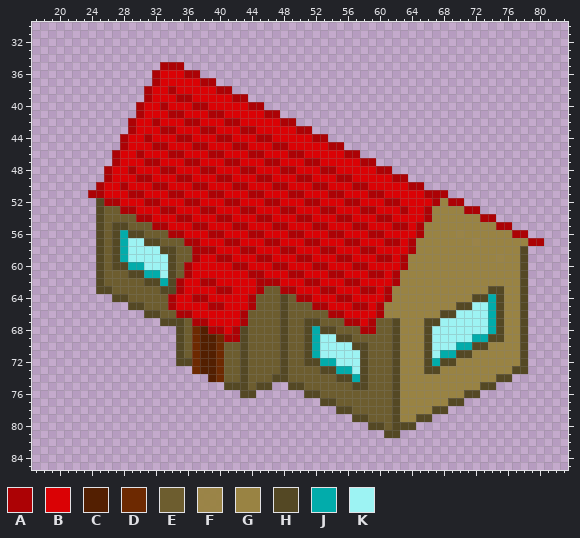
File history of a sprite sheet, textures/tiles/png/house.png. The first picture shows the starting point.
The file is 96x115 pixels. Colours within 5 levels of each other are drawn and written as one. Shown: x 17..83, y 30..85.
Palette (. is transparent): A #ac0205  B #da0205  C #531f01  D #6d2901  E #6d5d2f  F #998343f6  G #998343  H #544824  J #02acab  K #9df3f3
Pixels before (only the part around the change), first column x 20:
32 ................................................................
33 ................................................................
34 ................................................................
35 .............AAA................................................
36 ............ABBBAA..............................................
37 ............ABBBBBAA............................................
38 ...........ABBABBBBBAA..........................................
39 ...........ABBBAABBBBBAA........................................
40 ..........ABBABBBAABBBBBAA......................................
41 ..........ABBBAABBBAABBBBBAA....................................
42 .........ABBABBBAABBBAABBBBBAA..................................
43 .........ABBBAABBBAABBBAABBBBBAA................................
44 ........ABBABBBAABBBAABBBAABBBBBAA..............................
45 ........ABBBAABBBAABBBAABBBAABBBBBAA............................
46 .......ABBABBBAABBBAABBBAABBBAABBBBBAA..........................
47 .......ABBBAABBBAABBBAABBBAABBBAABBBBBAA........................
48 ......ABBABBBAABBBAABBBAABBBAABBBAABBBBBAA......................
49 ......ABBBAABBBAABBBAABBBAABBBAABBBAABBBBBAA....................
50 .....ABBABBBAABBBAABBBAABBBAABBBAABBBAABBBBBAA..................
51 ....AABBBAABBBAABBBAABBBAABBBAABBBAABBBAABBBBBAAA...............
52 .....HAABBBAABBBAABBBAABBBAABBBAABBBAABBBAABBBBAGAA.............
53 .....HEEAABBBAABBBAABBBAABBBAABBBAABBBAABBBABBAGGGGAA...........
54 .....HEEEEAABBBAABBBAABBBAABBBAABBBAABBBAABBBBAGGGGGGAA.........
55 .....HEHHEEEAABBBAABBBAABBBAABBBAABBBAABBBAABAGGGGGGGGGAA.......
56 .....HEHJHHEEEAABBBAABBBAABBBAABBBAABBBAABBBBAGGGGFGGGGGGAA.....
57 .....HEHJKKHHEEEAABBBAABBBAABBBAABBBAABBBAABAGGGGGGGFGGGGGGAA...
58 .....HEHJKKKKHHEEAAABBBAABBBAABBBAABBBAABBBBAGGGGGGGGGGGGGH.....
59 .....HEHJKKKKKHEEABBAABBBAABBBAABBBAABBBAABAGGGGGGGGGGGFGGH.....
60 .....HEHHJJKKKHEABBBBBAABBBAABBBAABBBAABBBBAGGGGGGGGGGGGGGH.....
61 .....HEEEHHJJKHEABBBBBBBAABBBAABBBAABBBAABAGGGGGGGGGGGGGGGH.....
62 .....HEEEEEHHJHABBAABBBBBAAABBBAABBBAABBBBAGGGGGGGGGGGGGGGH.....
63 .....HHEEEEEEHHABBBBAABBBAEEAABBBAABBBAABAGGGGGGGGGGGGHHGGH.....
64 .......HHEEEEEABBAABBBBBAEEEHEAABBBAABBBBAGGGGGGGGGGHHJHGGH.....
65 .........HHEEEABBBBAABBBAEEEHEEEAABBBAABAGGGGGGGGGHHKKJHGGH.....
66 ...........HHEEAABBBBBBAEEEEHEEEEEAABBBBAGGGGGGGHHKKKKJHGGH.....
67 .............HHHEAABBBBAEEEEHEEHHEEEAABAEEHGGGHHKKKKKKJHGGH.....
68 ...............HEDCAABAHEEEEHEEHJHHEEEAAEEHGGGHKKKKKKKJHGGH.....
69 ...............HEDCCDAAHEEEEHEEHJKKHHEEEEEHGGGHKKKKKJJHHGGH.....
70 ...............HEDCCDEEHEEEEHEEHJKKKKHHEEEHGGGHKKKJJHHGGGGH.....
71 ...............HEDCCDEEHEEEEHEEHJKKKKKHEEEHGGGHKJJHHGGGGGGH.....
72 ...............HHDCCDEEHEEEEHEEHHJJKKKHEEEHGGGHJHHGGGGGGGGH.....
73 .................DCCDEEHEEEEHEEEEHHJJKHEEEHGGGHHGGGGGGGGGHH.....
74 ...................CDEEHEEEHHEEEEEEHHJHEEEHGGGGGGGGGGGGHH.......
75 .....................HHHEHH..HHEEEEEEHHEEEHGGGGGGGGGGHH.........
76 .......................HH......HHEEEEEEEEEHGGGGGGGGHH...........
77 .................................HHEEEEEEEHGGGGGGHH.............
78 ...................................HHEEEEEHGGGGHH...............
79 .....................................HHEEEHGGHH.................
80 .......................................HHEHHH...................
81 .........................................HH.....................
82 ................................................................
83 ................................................................
84 ................................................................
85 ................................................................
After:
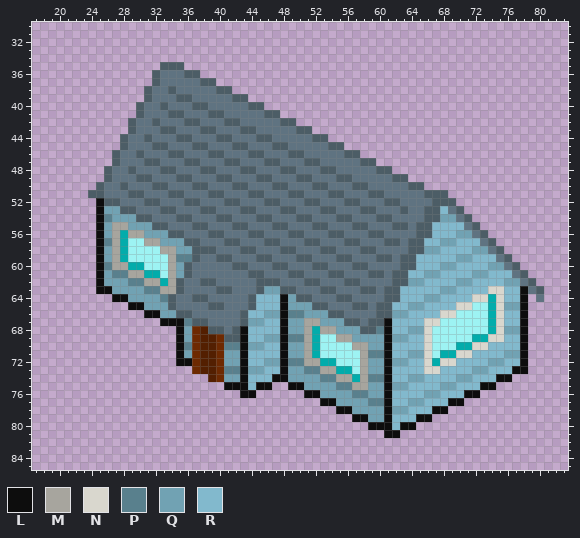
Colours new in this view: L #0d0d0d  M #a7a59e  N #d9d7ce  P #59808d  Q #71a2b3  R #82b9cd
Difference:
colour A: #ac0205 -> #4c5d66
colour B: #da0205 -> #5f7381
Changed rows in their new state; - is a pixel that keeps its letter.
first column x 25:
52 L------------------------------------------A-.----------
53 LQQ---------------------------------------ARBA..--------
54 LPQQQ-------------------------------------AQQBA...------
55 LQMMQQQ----------------------------------ARRRRBA....----
56 LQM-MMQQQ--------------------------------ARRRQQBA.....--
57 LPM---MMQQQ-----------------------------ARRQQRRRBA......
58 LQM-----MMQQ----------------------------AQQRRRRQQBA...--
59 LQM------MPP---------------------------ARRRRRQQRRRBA..--
60 LPMM-----MQ----------------------------ARRRQQRRRRQQBA.--
61 LQPPMM---MQ---------------------------ARRQQRRRRQQRRRBA--
62 LQQQPPMM-M----------------------------AQQRRRRQQRRRRQQBA-
63 LLQQQQPPMM-----------QQ--------------ARRRRRQQRRRRNNRRLBA
64 --LLQQQQP-----------RRRLQ------------ARRRQQRRRRNN-NRRL-B
65 ----LLQQQ-----------RRRLQQQ---------ARRQQRRRRNN---NQQL--
66 ------LLQQ---------RRQQLPPQQQ-------AQQRRRRNN-----NRRL--
67 --------LLLP-------QQRRLQQMMQQQ----ALRRRRNN-------NRRL--
68 ----------LQ------LRRRRLQQM-MMQQQ--PLRRQQN--------NQQL--
69 ----------LQ------LRRQQLPPM---MMQQQQLQQRRN-------NNRRL--
70 ----------LP----PPLQQRRLQQM-----MMQQLRRRRN-----NNRRRRL--
71 ----------LQ----QQLRRRRLQQM------MPPLRRQQN---NNRRRRQQL--
72 ----------LL----QQLRRQQLPPMM-----MQQLQQRRN-NNRRRRQQRRL--
73 ----------------PPLQQRRLQQPPMM---MQQLRRRRNNRRRRQQRRRLL--
74 ----------------QQLRRRLLQQQQPPMM-MPPLRRQQRRRRQQRRRLL----
75 ----------------LLLRLL--LLQQQQPPMMQQLQQRRRRQQRRRLL------
76 ------------------LL------LLQQQQPPQQLRRRRQQRRRLL--------
77 ----------------------------LLQQQQPPLRRQQRRRLL----------
78 ------------------------------LLQQQQLQQRRRLL------------
79 --------------------------------LLQQLRRRLL--------------
80 ----------------------------------LLLRLL----------------
81 ------------------------------------LL------------------
Pixel boxes of the changes (left, top, right, bottom) in both pictures:
changed: (88, 62, 544, 438)
